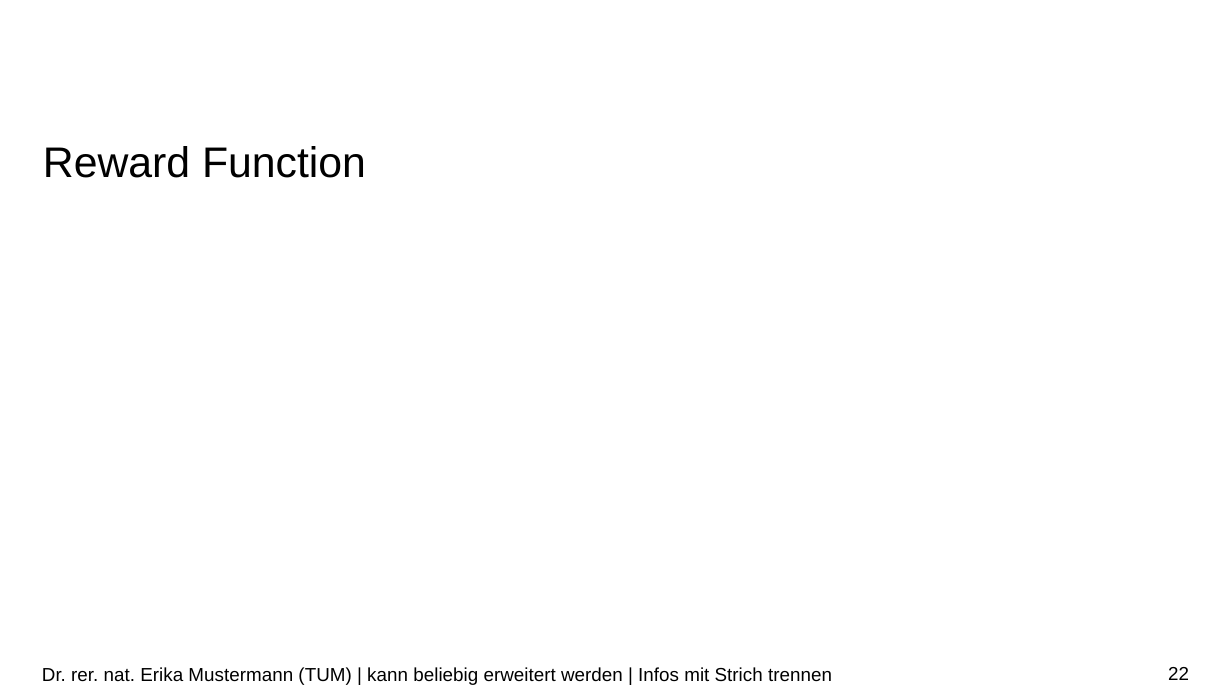
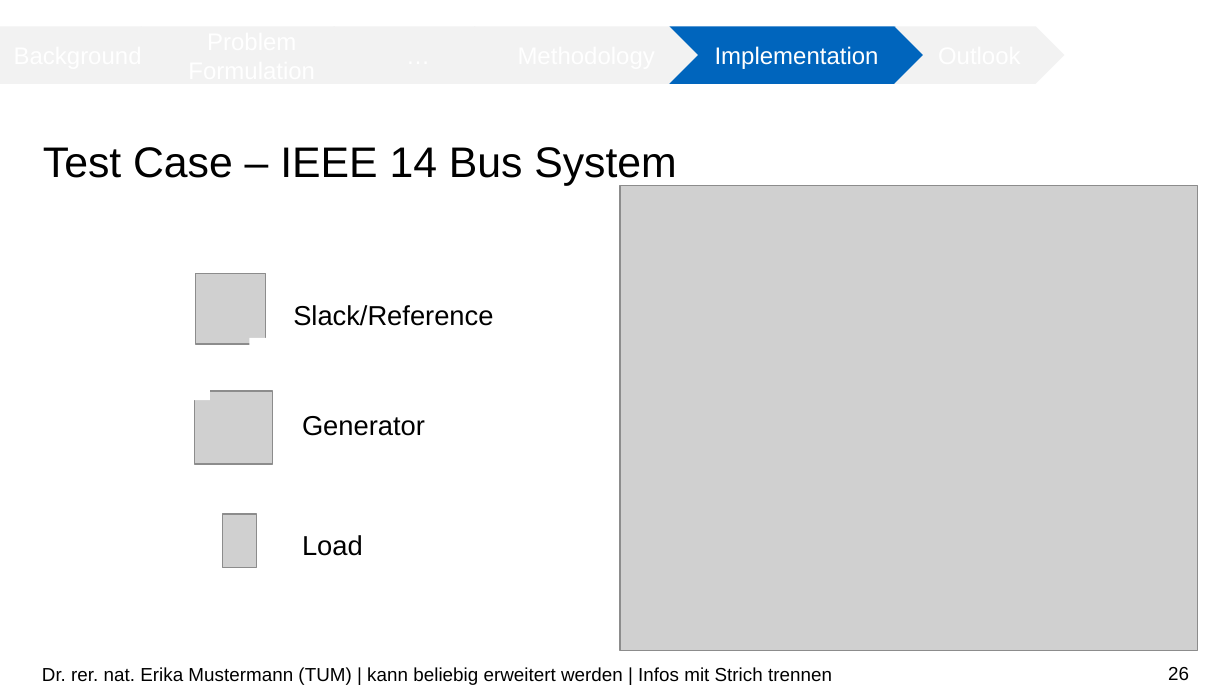
Before and after one commit to chialingyang7718/RL_OPF_EVaware, a slide deck: slide 26 of Mid-term Presentation.pptx (slide 22 before the commit). Drawn at 1232x693 pixels with LibreOffice and Linux fonts; fonts in the diff are those of the drawing; grey boxes stand for pictures; background and template pictures are left out. Boxes give left, top, right and bottom in pixels: in the first picture for what was removed or moved away, otherwise in the second. Text is boxed around its words. In the diff, an @@ line names an element or a change of style, - is before the commit and + after.

Commit message:
updated slides

```diff
--- a/Mid-term Presentation.pptx
+++ b/Mid-term Presentation.pptx
@@ chevron added at [474,27,700,85], fill #F2F2F2, 14 pt, text #FFFFFF @@
+Methodology
@@ chevron added at [669,26,924,84], fill #0065BD, 14 pt, text #FFFFFF @@
+Implementation
@@ chevron added at [894,26,1064,84], fill #F2F2F2, 14 pt, text #FFFFFF @@
+Outlook
@@ title at [43,147,677,185]: text changed @@
-Reward Function
+Test Case – IEEE 14 Bus System
@@ picture added at [620,186,1198,652] @@
@@ picture added at [196,274,266,344] @@
@@ text added at [293,305,493,326], 16 pt, text #000000 @@
+Slack/Reference
@@ rectangle added at [249,338,282,356], fill #FFFFFF @@
@@ rectangle added at [176,382,211,400], fill #FFFFFF @@
@@ picture added at [195,391,272,463] @@
@@ text added at [302,416,425,436], 16 pt, text #000000 @@
+Generator
@@ picture added at [222,514,256,567] @@
@@ text added at [302,535,363,556], 16 pt, text #000000 @@
+Load
@@ page number at [1168,667,1189,680]: text changed @@
-22
+26
```
Also in this commit, not shown: 17 other slides changed, 2 slides added, 1 slide removed.
